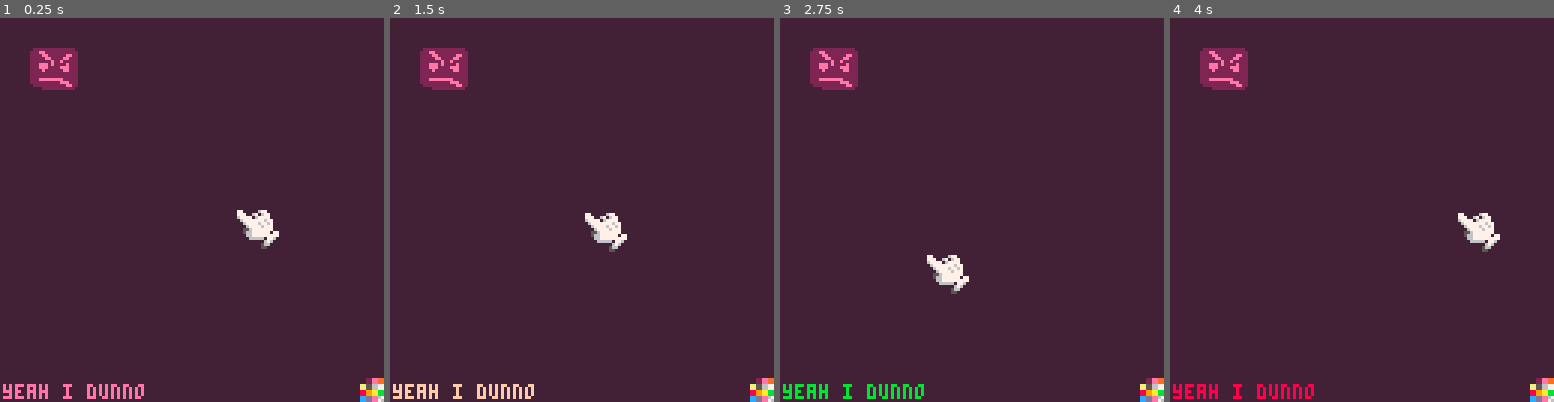
Above: before the commit, frames 1-4 (left to right).
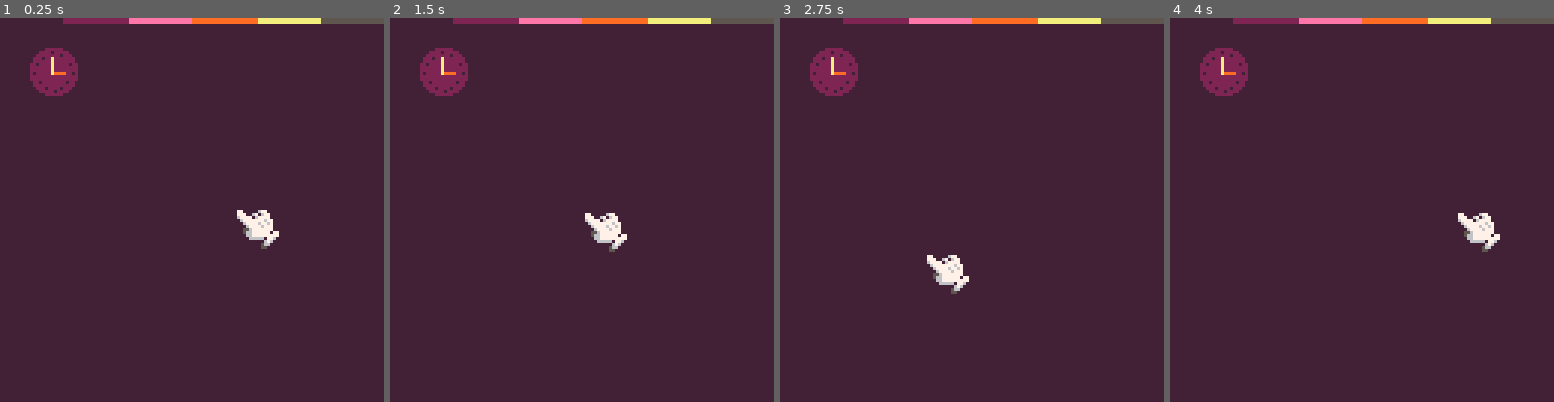
Above: after the commit, the same moments.

Repository: Yolwoocle/minijam_112
Game: PICO-8 cartridge minijam112.p8
Two runs of this game, one before a commit and one after it. Both use one fixed random seed, a clock stepped at 60 frames per second and the inputs below.
Inputs:
- Up to frame 1 (0.25 s): no input
- Up to frame 2 (1.5 s): tap X (X key) at 1.07 s
- Up to frame 3 (2.75 s): hold Left 1.97-2.37 s; tap X (X key) at 2.07, 2.4, 2.73 s; hold Down from 2.42 s (still down)
- Up to frame 4 (4 s): release Down at 2.82 s; hold Right 2.87-3.53 s; tap X (X key) at 3.07, 3.4, 3.73 s; hold Up from 3.58 s (still down)

The runs differ from the first frame. In frame 1, 2.9% of the frame differs, in the area x 0-100%, y 0-100%; in frame 2, 2.9%; in frame 3, 2.9%; in frame 4, 2.9%.

Commit message:
added a colour bant

Diff:
--- a/minijam112.p8
+++ b/minijam112.p8
@@ -4,7 +4,7 @@
 -- init
 
 debug=""
-debugmode=true
+debugmode=false
 
 function _init()
 	--data init
@@ -74,11 +75,15 @@
 
 	draw_cursor() --draw cursor??
 
+	for i=0,5 do
+		local amount=21.5
+		rectfill(i*amount,-1,(1+i)*amount,1,i)
+	end
+
 	--debugmode
 	if debugmode then
 		print(debug,1,1,7) --always have last
 		sspr(0,24,8,8,120,120)
-		print("yeah i dunno",1,122,t/3)
 	end
 end
 
@@ -90,7 +95,7 @@
 end
 
 function draw_scary_obj()
-	sspr(16,0,16,14,dx(scary_obj),dy(scary_obj))
+	sspr(16,0,16,16,dx(scary_obj),dy(scary_obj))
 end
 -->8
 --
@@ -183,22 +188,22 @@
 -->8
 --data
 __gfx__
-f00fffff000fffff0111111111111110000000000000000000000000000000000000000000000000000000000000000000000000000000000000000000000000
-0770ff006770ffff1112211111111111000000000000000000000000000000000000000000000000000000000000000000000000000000000000000000000000
-0777006706770fff1111221111112211000000000000000000000000000000000000000000000000000000000000000000000000000000000000000000000000
-0677770677770fff1111122111122111000000000000000000000000000000000000000000000000000000000000000000000000000000000000000000000000
-f0677777776770ff1111111211211111000000000000000000000000000000000000000000000000000000000000000000000000000000000000000000000000
-ff067777677670ff1112221211112111000000000000000000000000000000000000000000000000000000000000000000000000000000000000000000000000
-ff006777767770ff1112221111222111000000000000000000000000000000000000000000000000000000000000000000000000000000000000000000000000
-ff0556777777700f1111211111122111000000000000000000000000000000000000000000000000000000000000000000000000000000000000000000000000
-ff056677777707701111111111111111000000000000000000000000000000000000000000000000000000000000000000000000000000000000000000000000
+f00fffff000fffff0000011111100000000000000000000000000000000000000000000000000000000000000000000000000000000000000000000000000000
+0770ff006770ffff0001111011111000000000000000000000000000000000000000000000000000000000000000000000000000000000000000000000000000
+0777006706770fff0011111111011100000000000000000000000000000000000000000000000000000000000000000000000000000000000000000000000000
+0677770677770fff0111011411111110000000000000000000000000000000000000000000000000000000000000000000000000000000000000000000000000
+f0677777776770ff0111111411111110000000000000000000000000000000000000000000000000000000000000000000000000000000000000000000000000
+ff067777677670ff1101111411111011000000000000000000000000000000000000000000000000000000000000000000000000000000000000000000000000
+ff006777767770ff1111111411111111000000000000000000000000000000000000000000000000000000000000000000000000000000000000000000000000
+ff0556777777700f1111111411111111000000000000000000000000000000000000000000000000000000000000000000000000000000000000000000000000
+ff056677777707701011111433331101000000000000000000000000000000000000000000000000000000000000000000000000000000000000000000000000
 fff06677777777701111111111111111000000000000000000000000000000000000000000000000000000000000000000000000000000000000000000000000
-ffff06666607760f1112222222211111000000000000000000000000000000000000000000000000000000000000000000000000000000000000000000000000
-fffff000006760ff1111111111222111000000000000000000000000000000000000000000000000000000000000000000000000000000000000000000000000
-ffffffff05660fff0111111111112211000000000000000000000000000000000000000000000000000000000000000000000000000000000000000000000000
-ffffffff0550ffffffff111111111110000000000000000000000000000000000000000000000000000000000000000000000000000000000000000000000000
-fffffffff00fffffffffffffffffffff000000000000000000000000000000000000000000000000000000000000000000000000000000000000000000000000
-0000000000000000ffffffffffffffff000000000000000000000000000000000000000000000000000000000000000000000000000000000000000000000000
+ffff06666607760f1111111111111111000000000000000000000000000000000000000000000000000000000000000000000000000000000000000000000000
+fffff000006760ff0110111111110110000000000000000000000000000000000000000000000000000000000000000000000000000000000000000000000000
+ffffffff05660fff0111111111111110000000000000000000000000000000000000000000000000000000000000000000000000000000000000000000000000
+ffffffff0550ffff0011101111011100000000000000000000000000000000000000000000000000000000000000000000000000000000000000000000000000
+fffffffff00fffff0001111101111000000000000000000000000000000000000000000000000000000000000000000000000000000000000000000000000000
+00000000000000000000011111100000000000000000000000000000000000000000000000000000000000000000000000000000000000000000000000000000
 00000000000000000000000000000000000000000000000000000000000000000000000000000000000000000000000000000000000000000000000000000000
 00000000000000000000000000000000000000000000000000000000000000000000000000000000000000000000000000000000000000000000000000000000
 00000000000000000000000000000000000000000000000000000000000000000000000000000000000000000000000000000000000000000000000000000000
